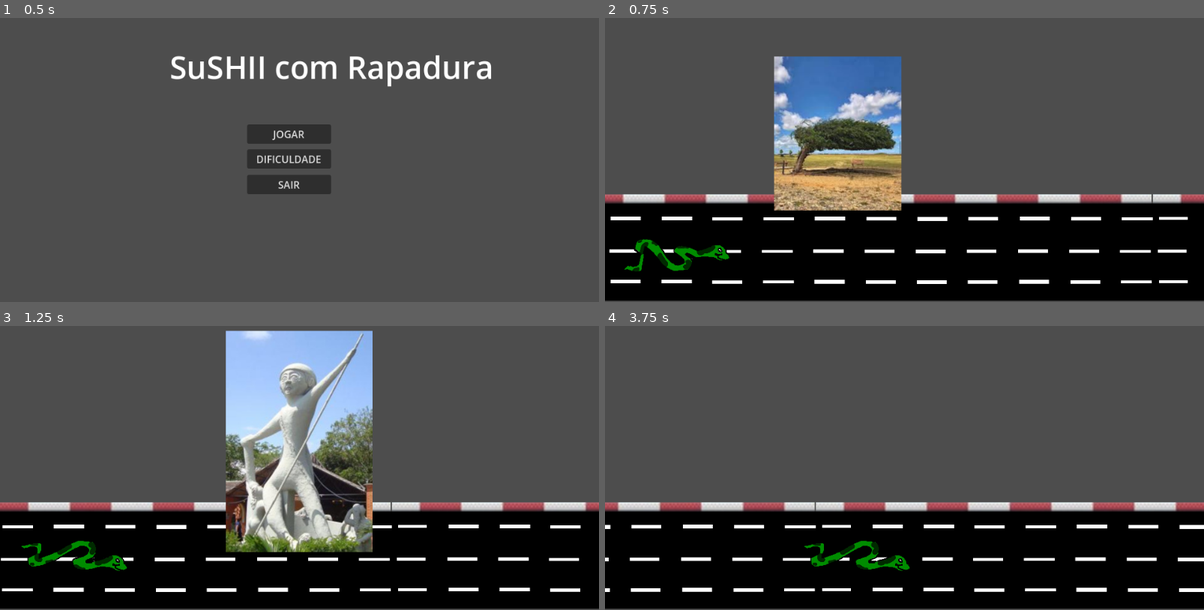
Above: before the commit, frames 1-4 (two rows, left to right).
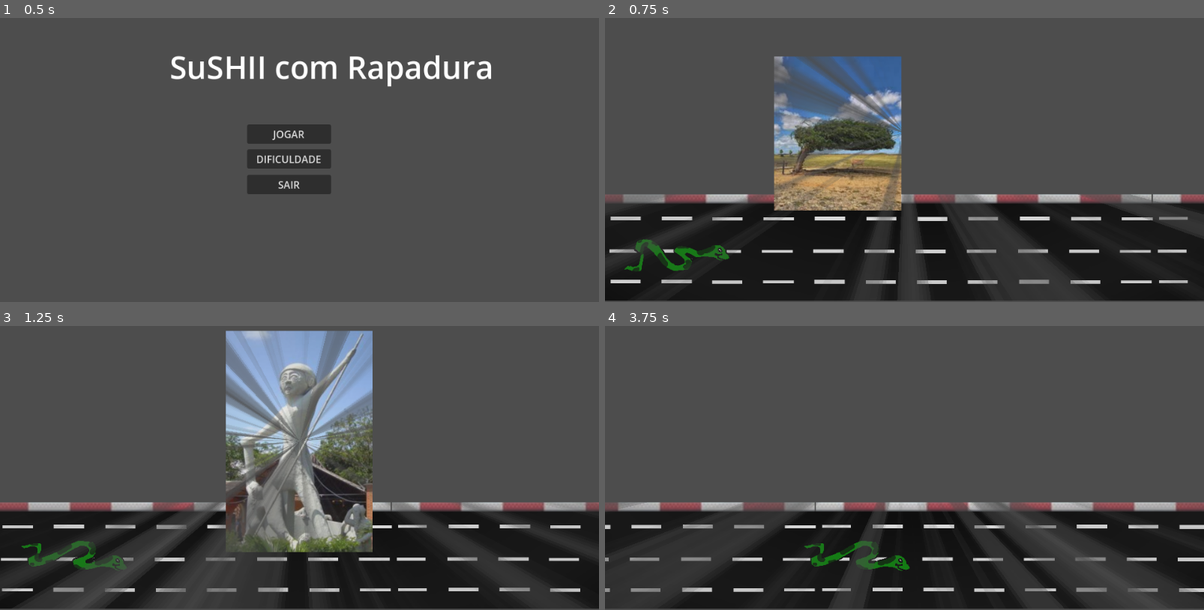
Above: after the commit, the same moments.

Repository: lorh4n/GanaJam
Game: Godot game, scene res://Scenes/MenuPrincipal.tscn
The game is run twice, just before and just after one commit, with the same random seed, the same clock (stepped at 60 frames per second) and the same inputs. Sound files missing from this copy of the repository are replaced by a short silence.
Inputs:
- Up to frame 1 (0.5 s): no input
- Up to frame 2 (0.75 s): click "JOGAR" at 0.5 s
- Up to frame 3 (1.25 s): no input
- Up to frame 4 (3.75 s): tap Enter (ui_accept) at 1.25, 1.52, 2.27 s; hold Right (ui_right) 1.28-2.78 s; hold Left (ui_left) 2.78-3.53 s; hold Right (ui_right) from 3.53 s (still down)

Frame 1 is identical in both runs. In frame 2, 25% of the frame differs, in the area x 0-100%, y 13-100%; in frame 3, 33%, in the area x 0-100%, y 1-100%; in frame 4, 24%.

Commit message:
added rollback shader

Diff:
--- /dev/null
+++ b/snakewithrapadura/Scenes/NormalGame.gdshader
@@ -0,0 +1,31 @@
+shader_type canvas_item;
+
+uniform sampler2D noise : source_color, repeat_enable, filter_nearest;
+uniform float alpha : hint_range(0.0, 1.0) = 1.;
+uniform sampler2D falloff;
+uniform sampler2D lineFalloff;
+uniform float speed = 10.;
+
+vec2 polar(vec2 uv, vec2 center, float zoom, float repeat)
+{
+	vec2 dir = uv - center;
+	float radius = length(dir) * 2.0;
+	float angle = atan(dir.y, dir.x) * 1.0/(3.1416 * 2.0);
+	return mod(vec2(radius * zoom, angle * repeat), 1.0);
+}
+
+void fragment() {
+	vec2 polar = polar(UV, vec2(.5), 1., 1.);
+	float mask = distance(vec2(.5), UV);
+
+	float polarStep = polar.y + TIME * speed;
+	polarStep -= fract(polarStep * 1000.) / 1000.;
+	vec2 polarLineUV = vec2(polarStep);
+	float lines = texture(noise, polarLineUV).r;
+
+	float n = texture(lineFalloff, vec2(lines, 0.)).r;
+
+	COLOR.a = n * texture(falloff, vec2(mask, 0.)).r;
+
+	COLOR.a *= alpha;
+}
--- a/snakewithrapadura/Scenes/NormalGame.tscn
+++ b/snakewithrapadura/Scenes/NormalGame.tscn
@@ -1,15 +1,92 @@
-[gd_scene load_steps=4 format=3 uid="uid://csbx5pbdwm3vu"]
+[gd_scene load_steps=13 format=3 uid="uid://csbx5pbdwm3vu"]
 
 [ext_resource type="PackedScene" uid="uid://c35ndtonhbi62" path="res://Scenes/Player/player.tscn" id="1_sm7en"]
 [ext_resource type="PackedScene" uid="uid://b4a2kummsd4x8" path="res://Scenes/game_controller.tscn" id="2_sm7en"]
 [ext_resource type="PackedScene" uid="uid://dq3etdnral8sb" path="res://Scenes/background_controller.tscn" id="3_5x4x5"]
 
+[sub_resource type="Shader" id="Shader_5x4x5"]
+code = "shader_type canvas_item;
+
+uniform sampler2D noise : source_color, repeat_enable, filter_nearest;
+uniform float alpha : hint_range(0.0, 1.0) = 1.;
+uniform sampler2D falloff;
+uniform sampler2D lineFalloff;
+uniform float speed = 10.;
+
+vec2 polar(vec2 uv, vec2 center, float zoom, float repeat)
+{
+	vec2 dir = uv - center;
+	float radius = length(dir) * 2.0;
+	float angle = atan(dir.y, dir.x) * 1.0/(3.1416 * 2.0);
+	return mod(vec2(radius * zoom, angle * repeat), 1.0);
+}
+
+void fragment() {
+	vec2 polar = polar(UV, vec2(.5), 1., 1.);
+	float mask = distance(vec2(.5), UV);
+
+	float polarStep = polar.y + TIME * speed;
+	polarStep -= fract(polarStep * 1000.) / 1000.;
+	vec2 polarLineUV = vec2(polarStep);
+	float lines = texture(noise, polarLineUV).r;
+
+	float n = texture(lineFalloff, vec2(lines, 0.)).r;
+
+	COLOR.a = n * texture(falloff, vec2(mask, 0.)).r;
+
+	COLOR.a *= alpha;
+}
+"
+
+[sub_resource type="Curve" id="Curve_24vhe"]
+_data = [Vector2(0, 1), 0.0, 0.0, 0, 0, Vector2(0.540541, 0.775281), 0.0, 0.0, 0, 0, Vector2(0.851351, 1), 0.0, 0.0, 0, 0, Vector2(1, 1), 0.0, 0.0, 0, 0]
+point_count = 4
+
+[sub_resource type="CurveTexture" id="CurveTexture_5x4x5"]
+curve = SubResource("Curve_24vhe")
+
+[sub_resource type="Curve" id="Curve_5x4x5"]
+_data = [Vector2(0.148649, 0.88764), 2.04667, 0.0, 0, 0, Vector2(0.47973, 0.438202), 0.0, 0.0, 0, 0, Vector2(0.993243, 0.0449438), 0.0, 0.0, 0, 0]
+point_count = 3
+
+[sub_resource type="CurveTexture" id="CurveTexture_24vhe"]
+curve = SubResource("Curve_5x4x5")
+
+[sub_resource type="Gradient" id="Gradient_rqm4r"]
+offsets = PackedFloat32Array(0.0409836, 0.590164, 0.852459, 1)
+colors = PackedColorArray(1, 1, 1, 1, 0, 0, 0, 1, 1, 1, 1, 1, 0, 0, 0, 1)
+
+[sub_resource type="FastNoiseLite" id="FastNoiseLite_jujb6"]
+seed = -1468194373
+frequency = 0.0136
+
+[sub_resource type="NoiseTexture2D" id="NoiseTexture2D_ybk2h"]
+color_ramp = SubResource("Gradient_rqm4r")
+noise = SubResource("FastNoiseLite_jujb6")
+
+[sub_resource type="ShaderMaterial" id="ShaderMaterial_24vhe"]
+shader = SubResource("Shader_5x4x5")
+shader_parameter/noise = SubResource("NoiseTexture2D_ybk2h")
+shader_parameter/alpha = 1.0
+shader_parameter/falloff = SubResource("CurveTexture_5x4x5")
+shader_parameter/lineFalloff = SubResource("CurveTexture_24vhe")
+shader_parameter/speed = 0.6
+
 [node name="Game" type="Node2D"]
 
-[node name="Player" parent="." instance=ExtResource("1_sm7en")]
+[node name="SubViewportContainer" type="SubViewportContainer" parent="."]
+material = SubResource("ShaderMaterial_24vhe")
+offset_right = 961.0
+offset_bottom = 538.0
+stretch = true
+
+[node name="SubViewport" type="SubViewport" parent="SubViewportContainer"]
+size = Vector2i(961, 538)
+
+[node name="Player" parent="SubViewportContainer/SubViewport" instance=ExtResource("1_sm7en")]
 position = Vector2(109, 458)
 
-[node name="GameController" parent="." instance=ExtResource("2_sm7en")]
+[node name="GameController" parent="SubViewportContainer/SubViewport" instance=ExtResource("2_sm7en")]
 
-[node name="BackgroundController" parent="." node_paths=PackedStringArray("game_controller") instance=ExtResource("3_5x4x5")]
+[node name="BackgroundController" parent="SubViewportContainer/SubViewport" node_paths=PackedStringArray("game_controller") instance=ExtResource("3_5x4x5")]
 game_controller = NodePath("../GameController")
Not shown, added: snakewithrapadura/Scenes/NormalGame.gdshader.uid
